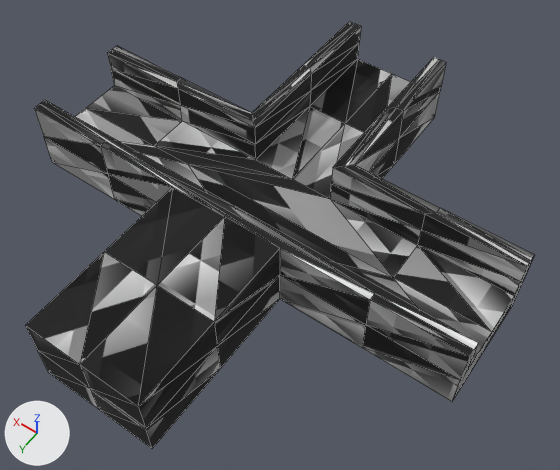
An edit to the OBJ model resources/shape-2.obj, drawn before and after from the same camera.
Rendered twice from a camera (50 mm lens) standing at (-0.61, 0.804, 1.231) and looking at (-0.053, 0.024, 0.005). Every picture has the same lights, and +X, +Y and +Z are marked at lower left. Mesh edges are drawn as thin lines. Where no turn or scale is listed for an object, it has been applied to the vertices.

Names of what the first picture shows: 'shape-2'.
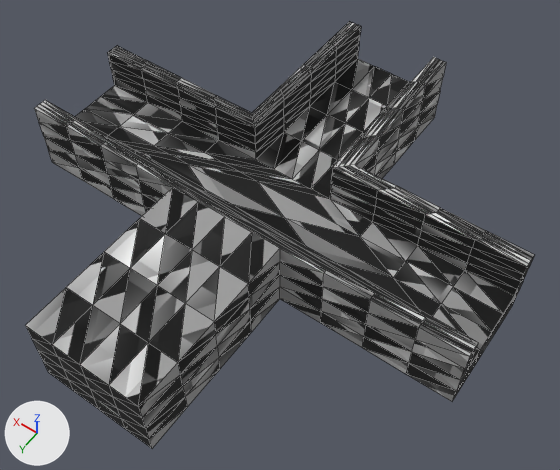
What changed in the scene script:
```text
Change me_shape_2:
    used by ob_shape_2; location = (0.0, 0.0, 0.0)
    remove me_shape_2.from_pydata(...)  # 154 vertices, 304 faces; spans x -0.5..0.5, y -0.5..0.5, z -0.038..0.125
    add me_shape_2.from_pydata(...)  # 610 vertices, 1216 faces; spans x -0.5..0.5, y -0.5..0.5, z -0.038..0.125
    me_shape_2 part 1: 456 vertices added at x -0.5..0.5, y -0.5..0.5, z -0.038..0.125
```

What differs and where, as boxes (x1, y1, x2, y2) in the pictures (560 x 470 px):
part 1 of me_shape_2, added: after (25, 21, 534, 448)
